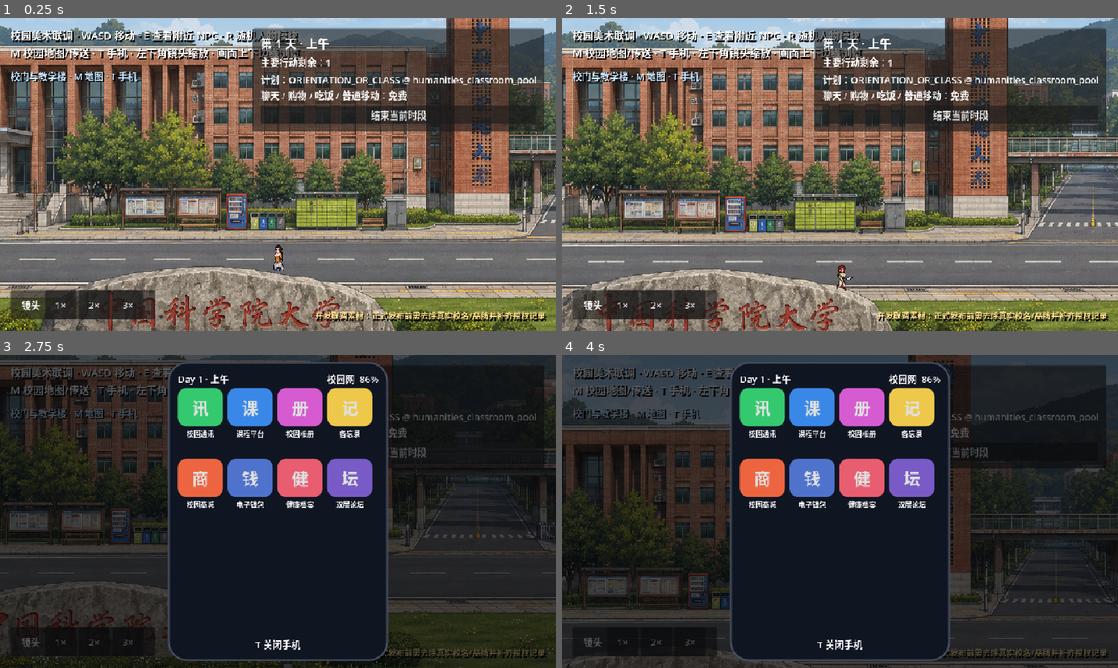
Above: before the commit, frames 1-4 (two rows, left to right).
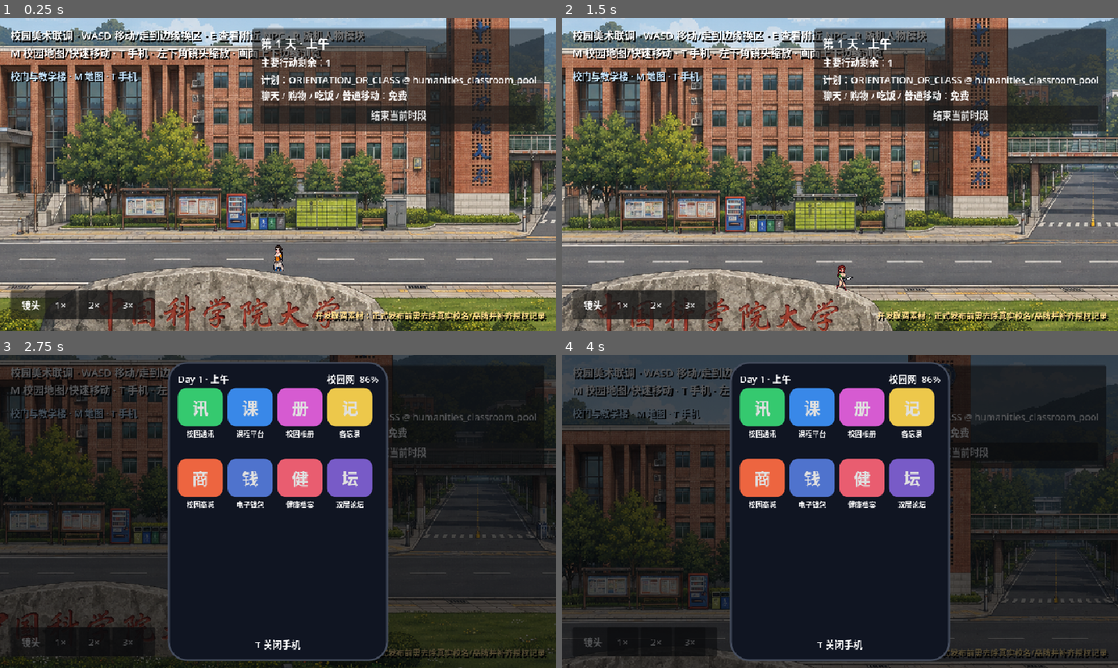
Above: after the commit, the same moments.

Repository: snappy716/LLM-simulate-society
Game: Godot game, scene res://scenes/campus/campus_collab_test.tscn
The game is run twice, just before and just after one commit, with the same random seed, the same clock (stepped at 60 frames per second) and the same inputs. This scene is started directly instead of the project's main scene.
Inputs (mouse positions are in pixels of both pictures, inside the frame that each line leads up to):
- Up to frame 1 (0.25 s): no input
- Up to frame 2 (1.5 s): tap Enter at 0.5 s; move the mouse to (962, 158) at 0.52 s; hold D (move_right) 0.53-1.28 s; hold E (interact_npc) 0.53-1.28 s; click (962, 158) at 0.67 s; move the mouse to (728, 190) at 1.27 s; hold S (move_down) from 1.28 s (still down); tap R (randomize_outfit) at 1.35 s
- Up to frame 3 (2.75 s): move the mouse to (333, 442) at 2.02 s; release S (move_down) at 2.03 s; hold D (move_right) from 2.03 s (still down); hold T (toggle_phone) from 2.03 s (still down)
- Up to frame 4 (4 s): move the mouse to (812, 574) at 2.77 s; release D (move_right) at 2.78 s; release T (toggle_phone) at 2.78 s; hold W (move_up) 2.78-3.53 s; tap Q (toggle_roster) at 2.85 s; click (812, 574) at 2.92 s; move the mouse to (1006, 558) at 3.52 s; hold A (move_left) from 3.53 s (still down); hold I (toggle_trade) from 3.53 s (still down)

The runs differ from the first frame. In frame 1, 2.1% of the frame differs, in the area x 12-66%, y 4-14%; in frame 2, 2.1%; in frame 3, 0.5%; in frame 4, 0.4%.

Commit message:
feat: connect campus maps by walking

Diff:
--- a/game/data/campus_art_catalog.json
+++ b/game/data/campus_art_catalog.json
@@ -11,7 +11,18 @@
       "visible_region_ids": ["south_gate_region", "central_region"],
       "map_size": [1774, 887],
       "spawn": [888, 690],
-      "walk_rect": [30, 620, 1714, 130]
+      "walk_rect": [30, 620, 1714, 130],
+      "edge_exits": [
+        {
+          "id": "ToLivingArea",
+          "label": "前往生活区",
+          "edge": "right",
+          "position_ratio": 0.52,
+          "passage_id": "road_gate_to_student_life",
+          "target_map_id": "living_area",
+          "target_arrival_ratio": [0.50, 0.74]
+        }
+      ]
     },
     {
       "id": "living_area",
@@ -22,7 +33,45 @@
       "visible_region_ids": ["student_life_region", "service_logistics_region"],
       "map_size": [2040, 771],
       "spawn": [1020, 620],
-      "walk_rect": [30, 465, 1980, 275]
+      "walk_rect": [30, 465, 1980, 275],
+      "edge_exits": [
+        {
+          "id": "ToCampusGate",
+          "label": "返回校门",
+          "edge": "bottom",
+          "position_ratio": 0.50,
+          "passage_id": "road_gate_to_student_life",
+          "target_map_id": "campus_gate",
+          "target_arrival_ratio": [0.86, 0.50]
+        },
+        {
+          "id": "ToEastDormitory",
+          "label": "前往东区宿舍",
+          "edge": "right",
+          "position_ratio": 0.62,
+          "passage_id": "road_student_life_to_east_dorm",
+          "target_map_id": "east_dormitory",
+          "target_arrival_ratio": [0.10, 0.62]
+        },
+        {
+          "id": "ToWestDormitory",
+          "label": "前往西区宿舍",
+          "edge": "left",
+          "position_ratio": 0.62,
+          "passage_id": "road_student_life_to_west_dorm",
+          "target_map_id": "west_dormitory",
+          "target_arrival_ratio": [0.90, 0.62]
+        },
+        {
+          "id": "ToPsychologyBridge",
+          "label": "前往心理学院",
+          "edge": "top",
+          "position_ratio": 0.25,
+          "passage_id": "lakeside_path_humanities_to_student_life",
+          "target_map_id": "psychology_bridge",
+          "target_arrival_ratio": [0.62, 0.82]
+        }
+      ]
     },
     {
       "id": "east_dormitory",
@@ -33,7 +82,18 @@
       "visible_region_ids": ["east_dorm_region", "student_life_region"],
       "map_size": [1774, 887],
       "spawn": [887, 700],
-      "walk_rect": [30, 470, 1714, 390]
+      "walk_rect": [30, 470, 1714, 390],
+      "edge_exits": [
+        {
+          "id": "ToLivingArea",
+          "label": "返回生活区",
+          "edge": "left",
+          "position_ratio": 0.62,
+          "passage_id": "road_student_life_to_east_dorm",
+          "target_map_id": "living_area",
+          "target_arrival_ratio": [0.90, 0.62]
+        }
+      ]
     },
     {
       "id": "west_dormitory",
@@ -44,7 +104,18 @@
       "visible_region_ids": ["west_dorm_region", "sports_health_region"],
       "map_size": [1774, 887],
       "spawn": [887, 700],
-      "walk_rect": [30, 470, 1714, 390]
+      "walk_rect": [30, 470, 1714, 390],
+      "edge_exits": [
+        {
+          "id": "ToLivingArea",
+          "label": "返回生活区",
+          "edge": "right",
+          "position_ratio": 0.62,
+          "passage_id": "road_student_life_to_west_dorm",
+          "target_map_id": "living_area",
+          "target_arrival_ratio": [0.10, 0.62]
+        }
+      ]
     },
     {
       "id": "psychology_bridge",
@@ -55,7 +126,18 @@
       "visible_region_ids": ["humanities_psychology_region", "central_region"],
       "map_size": [1742, 903],
       "spawn": [1060, 810],
-      "walk_rect": [30, 475, 1682, 398]
+      "walk_rect": [30, 475, 1682, 398],
+      "edge_exits": [
+        {
+          "id": "ToLivingArea",
+          "label": "返回生活区",
+          "edge": "bottom",
+          "position_ratio": 0.62,
+          "passage_id": "lakeside_path_humanities_to_student_life",
+          "target_map_id": "living_area",
+          "target_arrival_ratio": [0.62, 0.18]
+        }
+      ]
     }
   ]
 }
--- a/game/scenes/campus/campus_collab_test.tscn
+++ b/game/scenes/campus/campus_collab_test.tscn
@@ -34,23 +34,14 @@
 playback_speed = 220.0
 use_scene_route_anchors = true
 
-[node name="RoadBoundary" parent="." instance=ExtResource("6_trigger")]
-position = Vector2(1480, 635)
-scale = Vector2(6.5, 1)
-passage_id = "road_gate_to_student_life"
+[node name="MapEdgeTransitions" type="Node2D" parent="."]
+
+[node name="MapEdgeLabels" type="Node2D" parent="."]
 
 [node name="StudentCenterEntrance" parent="." instance=ExtResource("6_trigger")]
 position = Vector2(294, 604)
 scale = Vector2(2.2, 1)
 passage_id = "parent:student_center"
-
-[node name="SouthRoadArrival" parent="." instance=ExtResource("7_anchor")]
-position = Vector2(1480, 690)
-anchor_id = "region:south_gate_region:entry:road_gate_to_student_life"
-
-[node name="StudentRoadArrival" parent="." instance=ExtResource("7_anchor")]
-position = Vector2(1480, 586)
-anchor_id = "region:student_life_region:entry:road_gate_to_student_life"
 
 [node name="StudentCenterOutdoorArrival" parent="." instance=ExtResource("7_anchor")]
 position = Vector2(294, 646)
@@ -126,7 +117,7 @@
 theme_override_constants/shadow_offset_x = 2
 theme_override_constants/shadow_offset_y = 2
 theme_override_font_sizes/font_size = 18
-text = "校园美术联调 · WASD 移动 · E 查看附近 NPC · R 随机人物模块\nM 校园地图/传送 · T 手机 · 左下角镜头缩放 · 画面上下边缘浏览"
+text = "校园美术联调 · WASD 移动/走到边缘换区 · E 查看附近 NPC · R 随机人物模块\nM 校园地图/快速移动 · T 手机 · 左下角镜头缩放 · 画面上下边缘浏览"
 
 [node name="CurrentMap" type="Label" parent="UI"]
 offset_left = 18.0
--- a/game/scenes/world/components/campus_transition_trigger.tscn
+++ b/game/scenes/world/components/campus_transition_trigger.tscn
@@ -7,7 +7,7 @@
 
 [node name="CampusTransitionTrigger" type="Area2D"]
 collision_layer = 0
-collision_mask = 1
+collision_mask = 2
 monitoring = true
 monitorable = false
 script = ExtResource("1_trigger")
--- a/game/scripts/world/campus_collab_scene.gd
+++ b/game/scripts/world/campus_collab_scene.gd
@@ -2,6 +2,7 @@
 
 const OUTDOOR_SCENE := "res://scenes/campus/campus_collab_test.tscn"
 const LOBBY_SCENE := "res://scenes/debug/campus_lobby_test.tscn"
+const EDGE_TRIGGER_SCENE := preload("res://scenes/world/components/campus_transition_trigger.tscn")
 
 @export var edge_strip_width := 18.0
 @export var edge_scroll_speed := 115.0
@@ -12,6 +13,8 @@
 var _rest_camera_offset_y := -180.0
 var _camera_offset_y := -180.0
 var _map_applied_once := false
+var _pending_edge_arrival_ratio: Array = []
+var _pending_edge_target_map_id := ""
 
 
 func _ready() -> void:
@@ -78,11 +81,19 @@
 	_walk_rect = Rect2(float(rect_value[0]), float(rect_value[1]), float(rect_value[2]), float(rect_value[3]))
 	var spawn_value: Array = entry.get("spawn", [_walk_rect.get_center().x, _walk_rect.get_center().y])
 	var player := get_node_or_null("Player") as Node2D
-	if player != null and (_map_applied_once or not _walk_rect.has_point(player.global_position)):
-		player.global_position = Vector2(float(spawn_value[0]), float(spawn_value[1]))
+	if player != null:
+		if _pending_edge_arrival_ratio.size() == 2:
+			player.global_position = Vector2(
+				_walk_rect.position.x + _walk_rect.size.x * float(_pending_edge_arrival_ratio[0]),
+				_walk_rect.position.y + _walk_rect.size.y * float(_pending_edge_arrival_ratio[1])
+			).clamp(_walk_rect.position + Vector2(36, 36), _walk_rect.end - Vector2(36, 36))
+			_pending_edge_arrival_ratio.clear()
+		elif _map_applied_once or not _walk_rect.has_point(player.global_position):
+			player.global_position = Vector2(float(spawn_value[0]), float(spawn_value[1]))
 	_configure_camera()
 	_layout_route_anchors()
-	_configure_map_specific_triggers(String(entry.get("id", "")))
+	_configure_map_specific_triggers(entry)
+	_configure_edge_transitions(entry)
 	var label := get_node_or_null("UI/CurrentMap") as Label
 	if label != null:
 		label.text = "%s · M 地图 · T 手机" % entry.get("name", "校园")
@@ -133,13 +144,114 @@
 		movement_layer.call("_refresh_scene_route_anchors")
 
 
-func _configure_map_specific_triggers(map_id: String) -> void:
-	var active := map_id == "campus_gate"
-	for node_name in ["RoadBoundary", "StudentCenterEntrance"]:
-		var trigger := get_node_or_null(node_name) as Area2D
-		if trigger != null:
-			trigger.visible = active
-			trigger.set_deferred("monitoring", active)
+func _configure_map_specific_triggers(entry: Dictionary) -> void:
+	var entrance := get_node_or_null("StudentCenterEntrance") as Area2D
+	var arrival := get_node_or_null("StudentCenterOutdoorArrival") as Node2D
+	var active := String(entry.get("id", "")) == "living_area"
+	if entrance != null:
+		entrance.visible = active
+		entrance.set_deferred("monitoring", active)
+		if active:
+			entrance.global_position = Vector2(
+				_walk_rect.position.x + _walk_rect.size.x * 0.22,
+				_walk_rect.position.y + _walk_rect.size.y * 0.18
+			)
+	if arrival != null and active:
+		arrival.global_position = Vector2(entrance.global_position.x, entrance.global_position.y + 48.0)
+
+
+func _configure_edge_transitions(entry: Dictionary) -> void:
+	var container := get_node_or_null("MapEdgeTransitions") as Node2D
+	var label_container := get_node_or_null("MapEdgeLabels") as Node2D
+	if container == null or label_container == null:
+		return
+	for child in container.get_children():
+		(child as Area2D).set_deferred("monitoring", false)
+		container.remove_child(child)
+		child.queue_free()
+	for child in label_container.get_children():
+		label_container.remove_child(child)
+		child.queue_free()
+	for value in entry.get("edge_exits", []):
+		if not value is Dictionary:
+			continue
+		var exit_config: Dictionary = value
+		var trigger = EDGE_TRIGGER_SCENE.instantiate()
+		trigger.name = String(exit_config.get("id", "MapEdge"))
+		trigger.passage_id = String(exit_config.get("passage_id", ""))
+		trigger.position = _edge_world_position(exit_config)
+		trigger.scale = _edge_trigger_scale(exit_config)
+		trigger.traversal_resolved.connect(_on_edge_traversal_resolved.bind(exit_config.duplicate(true)))
+		container.add_child(trigger)
+		_add_edge_label(label_container, exit_config, trigger.position)
+
+
+func _edge_world_position(exit_config: Dictionary) -> Vector2:
+	var edge := String(exit_config.get("edge", "right"))
+	var ratio := clampf(float(exit_config.get("position_ratio", 0.5)), 0.08, 0.92)
+	match edge:
+		"left":
+			return Vector2(_walk_rect.position.x + 10.0, _walk_rect.position.y + _walk_rect.size.y * ratio)
+		"right":
+			return Vector2(_walk_rect.end.x - 10.0, _walk_rect.position.y + _walk_rect.size.y * ratio)
+		"top":
+			return Vector2(_walk_rect.position.x + _walk_rect.size.x * ratio, _walk_rect.position.y + 10.0)
+		"bottom":
+			return Vector2(_walk_rect.position.x + _walk_rect.size.x * ratio, _walk_rect.end.y - 10.0)
+	return _walk_rect.get_center()
+
+
+func _edge_trigger_scale(exit_config: Dictionary) -> Vector2:
+	var edge := String(exit_config.get("edge", "right"))
+	return Vector2(1.5, 3.0) if edge in ["left", "right"] else Vector2(3.0, 1.5)
+
+
+func _add_edge_label(container: Node2D, exit_config: Dictionary, edge_position: Vector2) -> void:
+	var edge := String(exit_config.get("edge", "right"))
+	var label := Label.new()
+	label.name = "%sLabel" % String(exit_config.get("id", "MapEdge"))
+	label.text = "%s  %s" % [_edge_arrow(edge), String(exit_config.get("label", "前往相邻区域"))]
+	label.add_theme_font_size_override("font_size", 15)
+	label.add_theme_color_override("font_color", Color(0.88, 0.95, 1.0))
+	label.add_theme_color_override("font_shadow_color", Color.BLACK)
+	label.add_theme_constant_override("shadow_offset_x", 2)
+	label.add_theme_constant_override("shadow_offset_y", 2)
+	label.position = edge_position + {
+		"left": Vector2(24, -15),
+		"right": Vector2(-166, -15),
+		"top": Vector2(-72, 22),
+		"bottom": Vector2(-72, -44),
+	}.get(edge, Vector2.ZERO)
+	container.add_child(label)
+
+
+func _edge_arrow(edge: String) -> String:
+	return {"left": "←", "right": "→", "top": "↑", "bottom": "↓"}.get(edge, "→")
+
+
+func _on_edge_traversal_resolved(success: bool, result: Dictionary, exit_config: Dictionary) -> void:
+	if not success:
+		var label := get_node_or_null("UI/CurrentMap") as Label
+		if label != null:
+			var command_result: Dictionary = result.get("result", {})
+			label.text = "无法通行：%s" % command_result.get("message", result.get("error", "未知错误"))
+		return
+	var target_map_id := String(exit_config.get("target_map_id", ""))
+	var presentation := get_node("/root/CampusPresentation")
+	if (presentation.call("get_map", target_map_id) as Dictionary).is_empty():
+		push_error("校园边缘出口指向未知地图：%s" % target_map_id)
+		return
+	_pending_edge_arrival_ratio = (exit_config.get("target_arrival_ratio", []) as Array).duplicate()
+	_pending_edge_target_map_id = target_map_id
+	call_deferred("_complete_edge_map_change")
+
+
+func _complete_edge_map_change() -> void:
+	if _pending_edge_target_map_id.is_empty():
+		return
+	var target_map_id := _pending_edge_target_map_id
+	_pending_edge_target_map_id = ""
+	get_node("/root/CampusPresentation").call("select_map", target_map_id)
 
 
 func _ui_is_open() -> bool:
--- a/game/tools/test_campus_collab_flow.gd
+++ b/game/tools/test_campus_collab_flow.gd
@@ -88,15 +88,13 @@
 	assert(bool(movement_layer.get("use_scene_route_anchors")))
 	assert(get_nodes_in_group("campus_route_anchor").size() >= 10)
 
-	var road = outdoor.get_node("RoadBoundary")
-	road.call("request_traversal")
-	var road_resolution = await road.traversal_resolved
-	assert(bool(road_resolution[0]), "collab road traversal failed: %s" % road_resolution[1])
-	var road_snapshot: Dictionary = bridge.get("campus_snapshot")
-	assert((road_snapshot.get("player", {}) as Dictionary).get("current_location_id") == "student_life_region")
-	assert(current_scene == outdoor)
+	var before_walk_clock: Dictionary = (bridge.get("campus_snapshot") as Dictionary).get("clock", {}).duplicate(true)
+	var before_walk_budget := int(((bridge.get("campus_snapshot") as Dictionary).get("player", {}) as Dictionary).get("action_budget", {}).get("major_remaining", -1))
+	await _walk_edge(outdoor, bridge, presentation, "ToLivingArea", "living_area", "student_life_region")
 
 	var entrance = outdoor.get_node("StudentCenterEntrance")
+	assert(entrance.monitoring)
+	var expected_outdoor_return := (outdoor.get_node("StudentCenterOutdoorArrival") as Node2D).global_position
 	entrance.call("request_traversal")
 	var entrance_resolution = await entrance.traversal_resolved
 	assert(bool(entrance_resolution[0]), "collab entrance failed: %s" % entrance_resolution[1])
@@ -120,10 +118,22 @@
 	assert(current_scene.name == "CampusCollabTest")
 	var returned_player := current_scene.get_node("Player") as Node2D
 	for _attempt in range(30):
-		if returned_player.position.distance_to(Vector2(294, 646)) < 1.0:
-			break
-		await process_frame
-	assert(returned_player.position.distance_to(Vector2(294, 646)) < 1.0)
+		if returned_player.position.distance_to(expected_outdoor_return) < 1.0:
+			break
+		await process_frame
+	assert(returned_player.position.distance_to(expected_outdoor_return) < 1.0)
+
+	# Every latest art map is connected by a bidirectional, authoritative edge.
+	await _walk_edge(current_scene, bridge, presentation, "ToEastDormitory", "east_dormitory", "east_dorm_region")
+	await _walk_edge(current_scene, bridge, presentation, "ToLivingArea", "living_area", "student_life_region")
+	await _walk_edge(current_scene, bridge, presentation, "ToWestDormitory", "west_dormitory", "west_dorm_region")
+	await _walk_edge(current_scene, bridge, presentation, "ToLivingArea", "living_area", "student_life_region")
+	await _walk_edge(current_scene, bridge, presentation, "ToPsychologyBridge", "psychology_bridge", "humanities_psychology_region")
+	await _walk_edge(current_scene, bridge, presentation, "ToLivingArea", "living_area", "student_life_region")
+	await _walk_edge(current_scene, bridge, presentation, "ToCampusGate", "campus_gate", "south_gate_region")
+	var after_walk_snapshot: Dictionary = bridge.get("campus_snapshot")
+	assert(after_walk_snapshot.get("clock", {}) == before_walk_clock)
+	assert(int((after_walk_snapshot.get("player", {}) as Dictionary).get("action_budget", {}).get("major_remaining", -1)) == before_walk_budget)
 
 	var phase_panel := current_scene.get_node("UI/PhasePanel")
 	var advance_button := phase_panel.get_node("Margin/VBox/Advance") as Button
@@ -166,3 +176,26 @@
 	await process_frame
 	await process_frame
 	quit(0)
+
+
+func _walk_edge(
+	scene: Node,
+	bridge: Node,
+	presentation: Node,
+	trigger_name: String,
+	target_map_id: String,
+	target_location_id: String
+) -> void:
+	var trigger = scene.get_node("MapEdgeTransitions/%s" % trigger_name)
+	# Moving the real CharacterBody2D into the Area2D verifies automatic walking
+	# activation, rather than bypassing the scene with a direct method call.
+	var player := scene.get_node("Player") as Node2D
+	player.global_position = trigger.global_position
+	var resolution = await trigger.traversal_resolved
+	assert(bool(resolution[0]), "edge %s failed: %s" % [trigger_name, resolution[1]])
+	await process_frame
+	assert(current_scene == scene)
+	assert(String(presentation.get("current_map_id")) == target_map_id)
+	assert(not bool(bridge.get("_campus_busy")), "arrival triggered an unintended second traversal")
+	var snapshot: Dictionary = bridge.get("campus_snapshot")
+	assert((snapshot.get("player", {}) as Dictionary).get("current_location_id") == target_location_id)
--- a/game/tools/test_campus_components.gd
+++ b/game/tools/test_campus_components.gd
@@ -6,7 +6,7 @@
 	assert(trigger_scene != null)
 	var trigger = trigger_scene.instantiate()
 	assert(trigger != null)
-	assert(trigger.collision_mask == 1)
+	assert(trigger.collision_mask == 2)
 	trigger.passage_id = "road_gate_to_student_life"
 	assert(trigger.passage_id == "road_gate_to_student_life")
 
Not shown, changed: design/ART_COLLABORATION_INTEGRATION.md
Not shown, changed: production/VERIFICATION.md
Not shown, changed: tests/test_godot_campus_navigation.py
